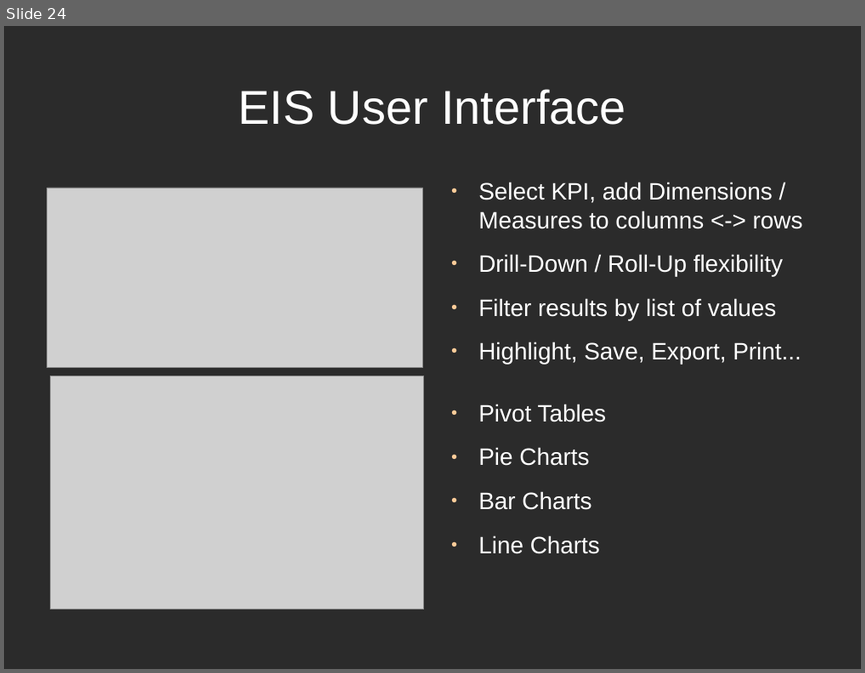
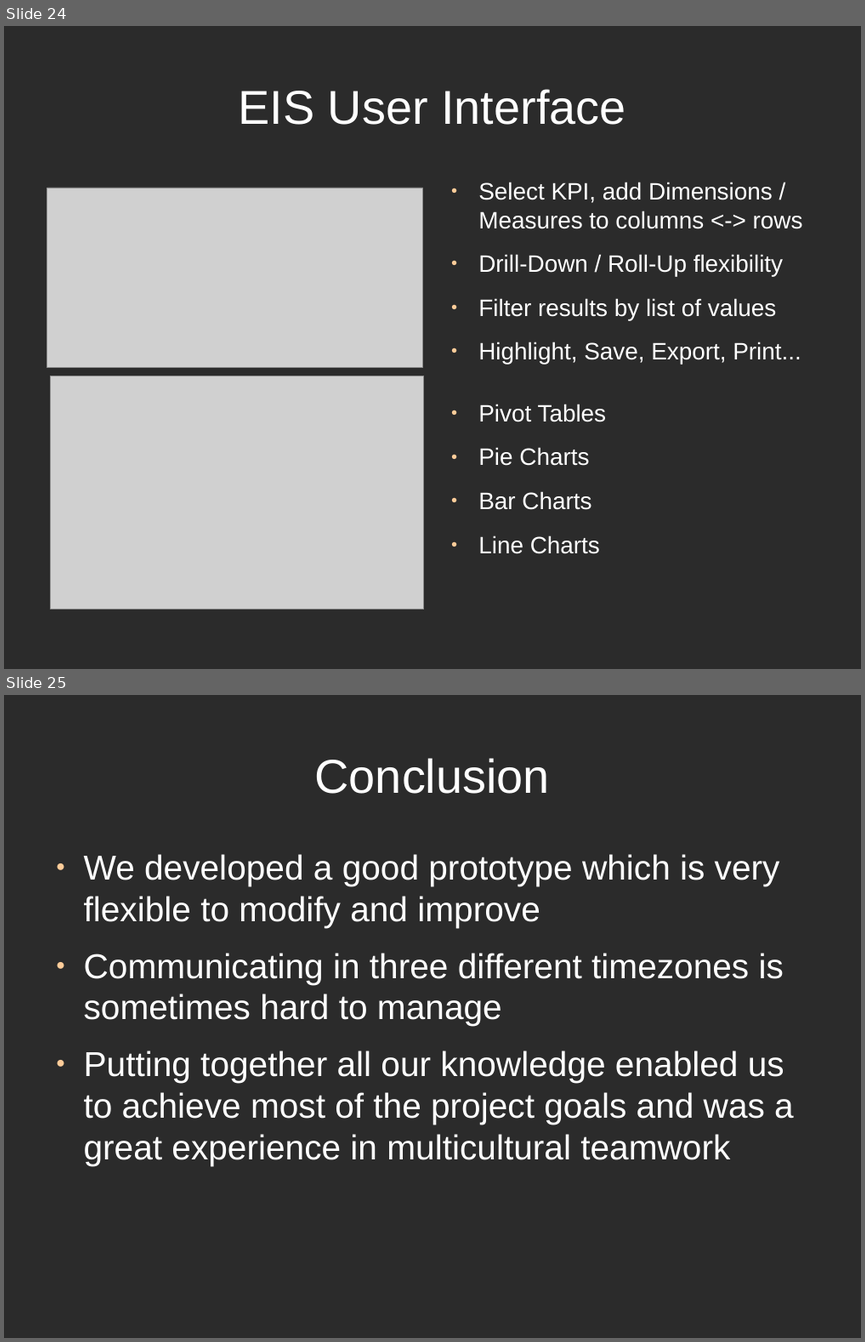
Before and after one commit to djjorjinho/mutworange_2011, a slide deck: documents/presentation/final_presentation.odp. Shown one above the other, each under a label of ours: slide 24 before the commit, slides 24 and 25 after it. The pictures are 865x673 and 865x1342 pixels, drawn with LibreOffice and Linux fonts; fonts in the diff are those of the drawing; grey boxes stand for pictures; background and template pictures are left out; a plain dark background stands for a picture behind light text. Boxes give left, top, right and bottom in pixels: in the first picture for what was removed or moved away, otherwise in the second. Text is boxed around its words. In the diff, an @@ line names an element or a change of style, - is before the commit and + after.

Commit message:
added the conclusion. further format changes will follow

```diff
--- a/documents/presentation/final_presentation.odp
+++ b/documents/presentation/final_presentation.odp
@@ slide 25 added at bbox=[4, 695, 861, 1338], background picture (left out) @@
@@ title added at bbox=[315, 758, 550, 794], 44 pt, text #FFFFFF @@
+Conclusion
@@ text added at bbox=[84, 854, 794, 1165], 32 pt, text #FFFFFF @@
+● We developed a good prototype which is very flexible to modify and improve
+● Communicating in three different timezones is sometimes hard to manage
+● Putting together all our knowledge enabled us to achieve most of the project goals and was a great experience in multicultural teamwork
```
Also in this commit, not shown: 1 other slide added.
